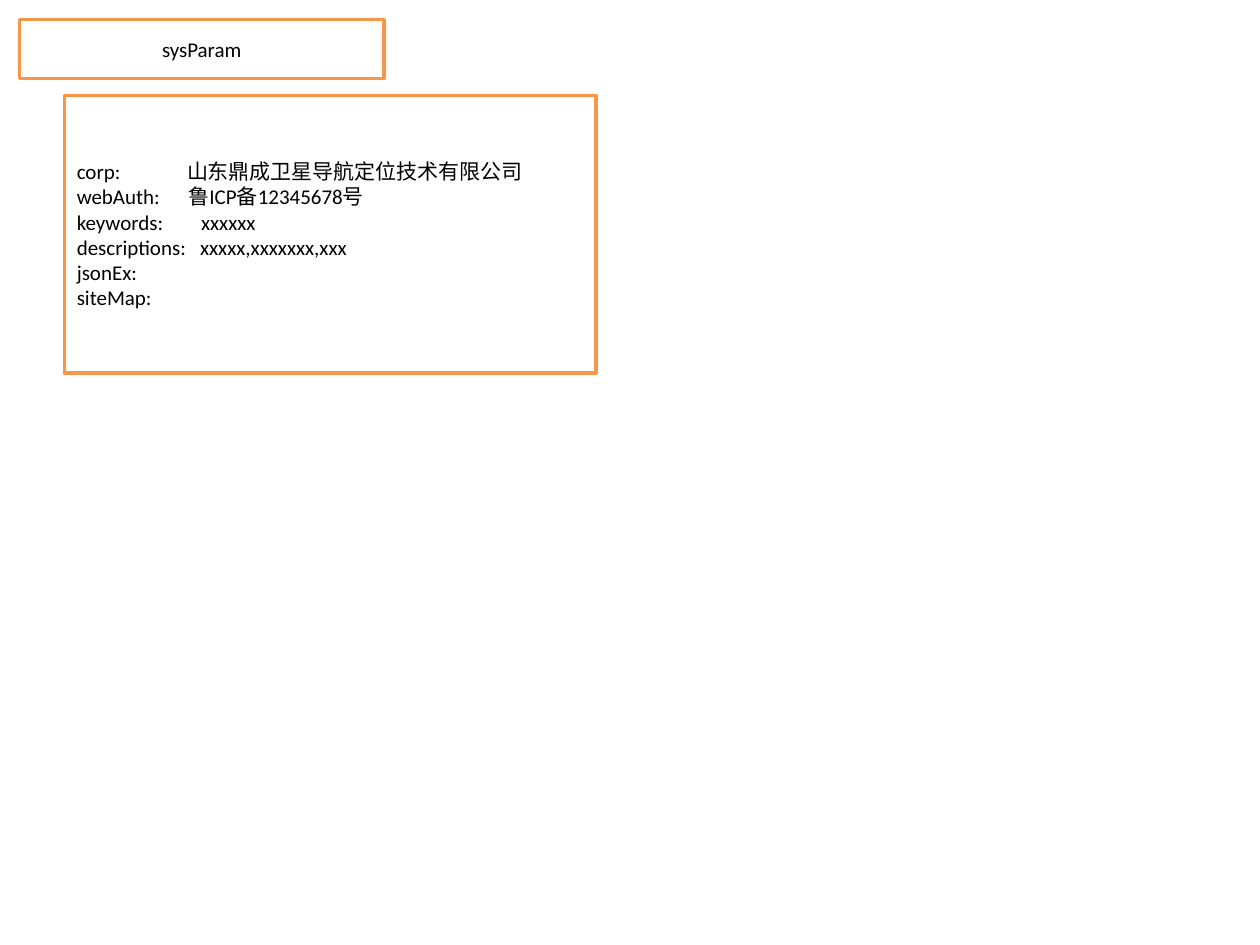
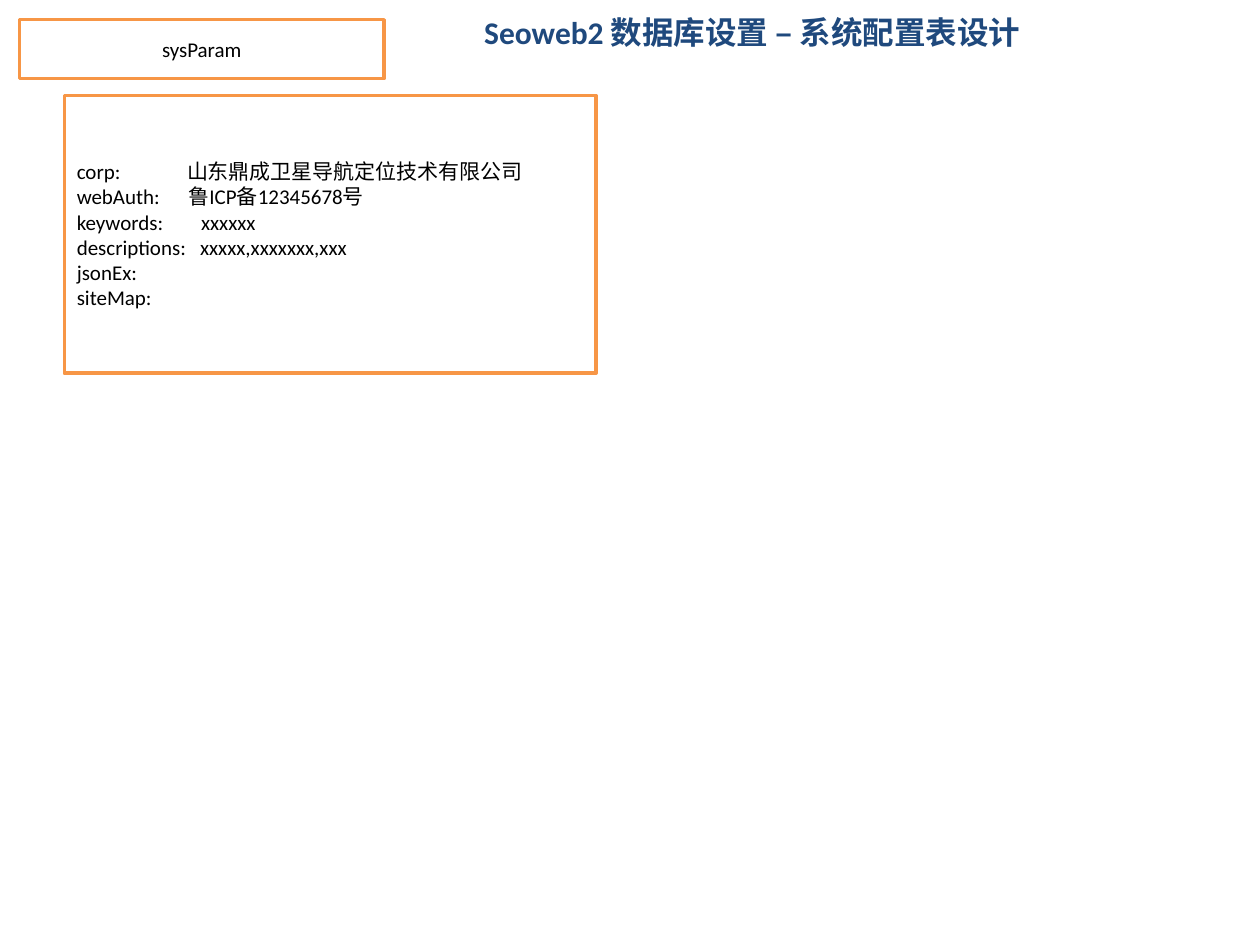
Before and after one commit to zhtdh/seoWeb, a slide deck: slide 11 of hierarchy.pptx (slide 2 before the commit). Drawn at 1260x945 pixels with LibreOffice and Linux fonts; fonts in the diff are those of the drawing. Boxes give left, top, right and bottom in pixels: in the first picture for what was removed or moved away, otherwise in the second. Text is boxed around its words. In the diff, an @@ line names an element or a change of style, - is before the commit and + after.

```diff
--- a/hierarchy.pptx
+++ b/hierarchy.pptx
@@ text added at (x1=484, y1=17, x2=1020, y2=47), 18 pt, text #1F497D, bold @@
+Seoweb2 数据库设置 – 系统配置表设计
```
Also in this commit, not shown: 3 other slides changed, 7 slides added, 1 other file.
